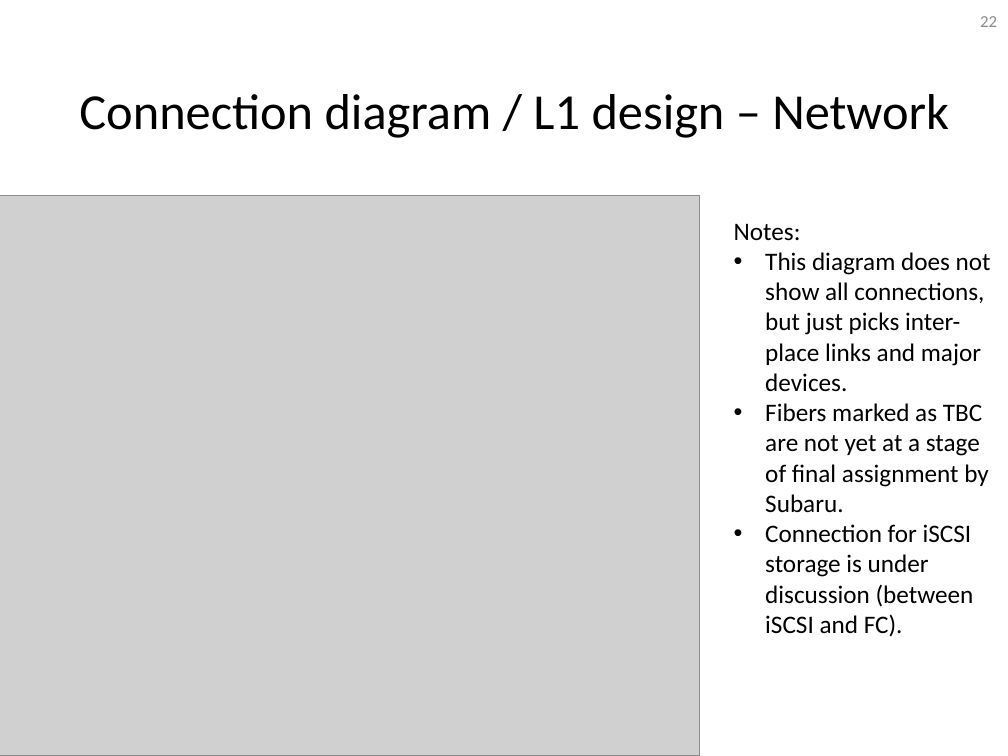
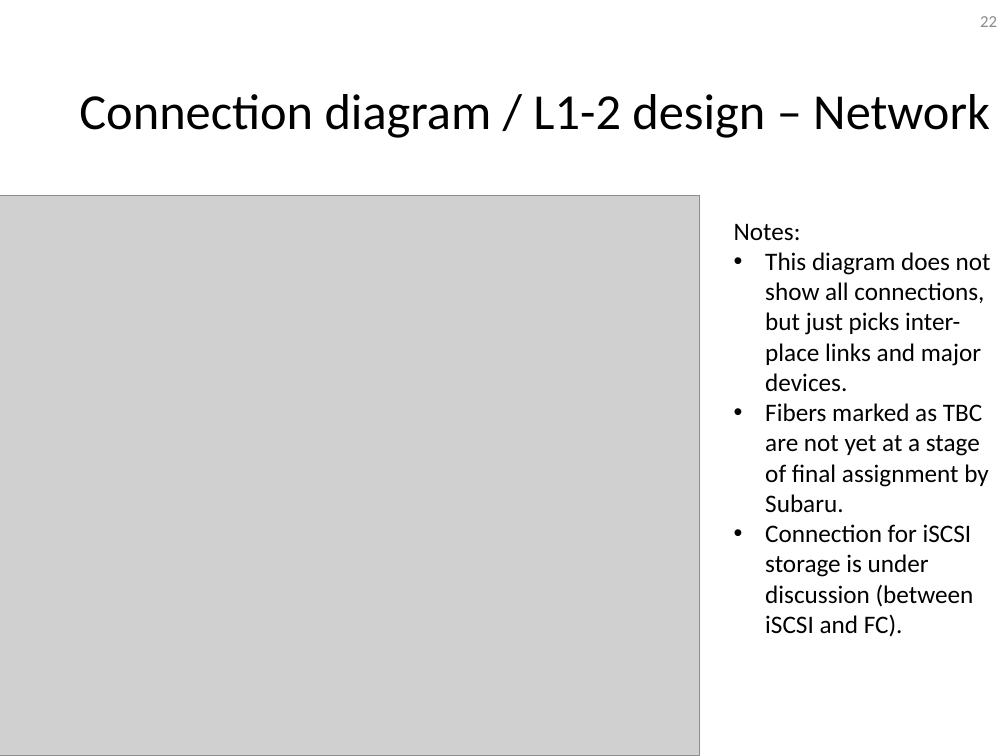
Before and after one commit to Subaru-PFS/ics_doc, a slide deck: slide 22 of SSN-00029.pptx. Drawn at 1008x756 pixels with LibreOffice and Linux fonts; fonts in the diff are those of the drawing; grey boxes stand for pictures. Boxes give left, top, right and bottom in pixels: in the first picture for what was removed or moved away, otherwise in the second. Text is boxed around its words. In the diff, an @@ line names an element or a change of style, - is before the commit and + after.

```diff
--- a/SSN-00029.pptx
+++ b/SSN-00029.pptx
@@ title at (79, 94, 990, 138): text changed @@
-Connection diagram / L1 design – Network
+Connection diagram / L1-2 design – Network
```
Also in this commit, not shown: 10 other slides changed.
